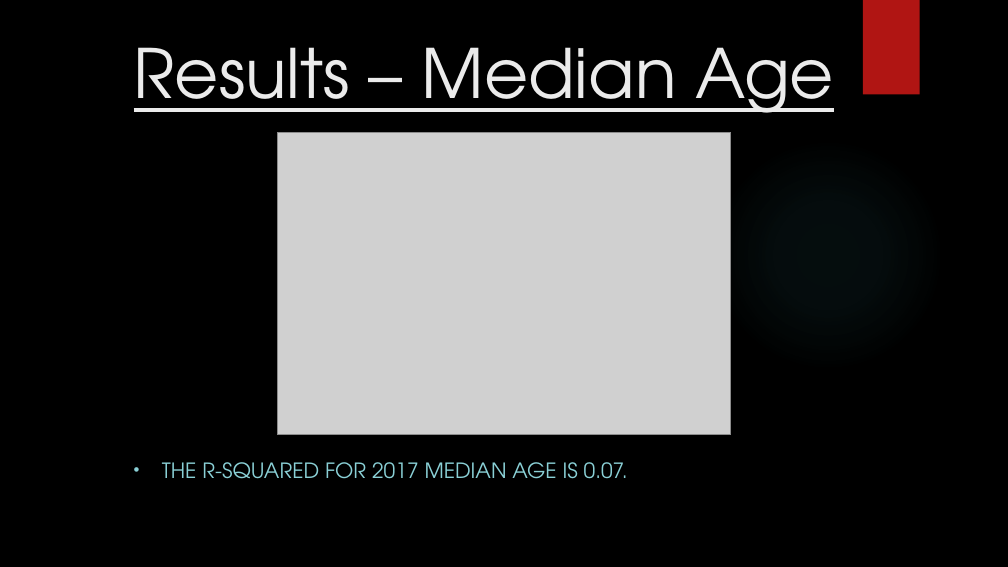
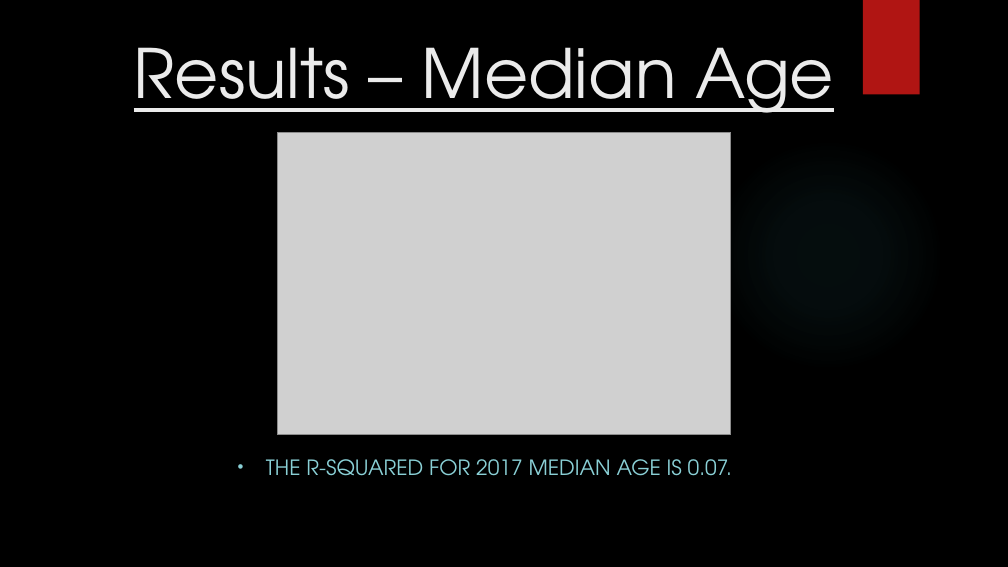
Before and after one commit to Falcon-d/Project-1-Broadband-Access, a slide deck: slide 8 of Project 1 Deck.pptx. Drawn at 1008x567 pixels with LibreOffice and Linux fonts; fonts in the diff are those of the drawing; grey boxes stand for pictures; background and template pictures are left out. Boxes give left, top, right and bottom in pixels: in the first picture for what was removed or moved away, otherwise in the second. Text is boxed around its words. In the diff, an @@ line names an element or a change of style, - is before the commit and + after.

```diff
--- a/Project 1 Deck.pptx
+++ b/Project 1 Deck.pptx
@@ subtitle "THE R-SQUARED FOR 2017 MEDIAN ...": place and size @@
-subtitle "THE R-SQUARED FOR 2017 MEDIAN ..." at (162,462,628,479)
+subtitle "THE R-SQUARED FOR 2017 MEDIAN ..." at (266,459,732,476)
```
Also in this commit, not shown: 8 other slides changed.
